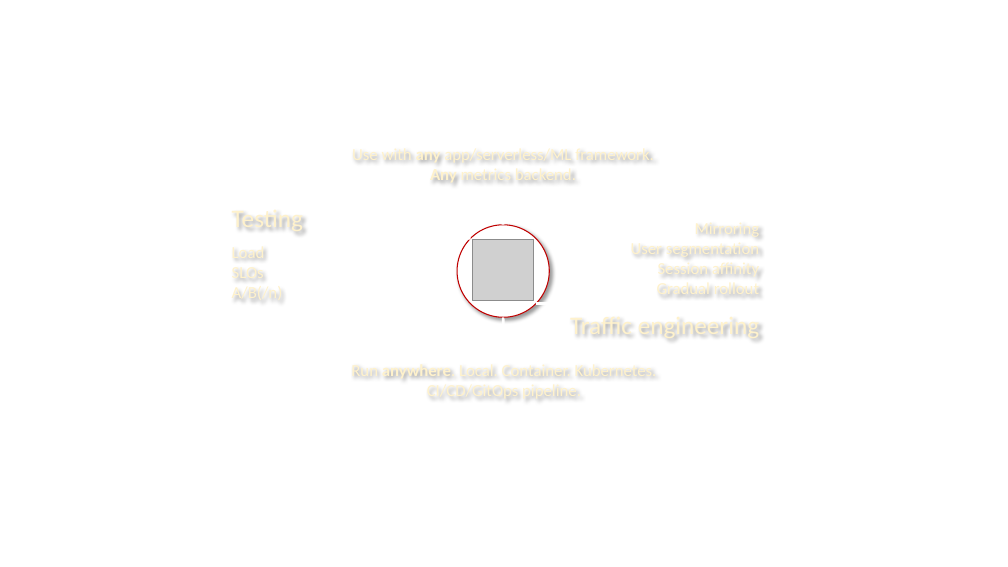
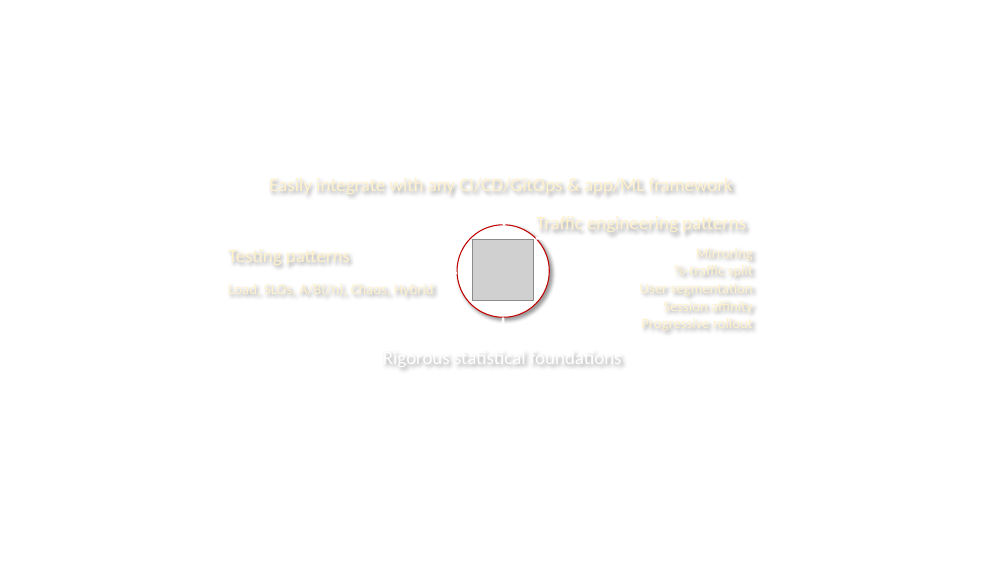
Before and after one commit to iter8-tools/iter8, a slide deck: slide 7 of mkdocs/docs/images/src/illustration.pptx. Drawn at 1008x567 pixels with LibreOffice and Linux fonts; fonts in the diff are those of the drawing; grey boxes stand for pictures. Boxes give left, top, right and bottom in pixels: in the first picture for what was removed or moved away, otherwise in the second. Text is boxed around its words. In the diff, an @@ line names an element or a change of style, - is before the commit and + after.

```diff
--- a/mkdocs/docs/images/src/illustration.pptx
+++ b/mkdocs/docs/images/src/illustration.pptx
@@ text at <box>269,173,733,196</box>: text changed; size 16 to 18 pt @@
-Use with any app/serverless/ML framework. Any metrics backend.
+Easily integrate with any CI/CD/GitOps & app/ML framework
@@ line moved from (615, 188) - (390, 188) to (616, 203) - (392, 203) @@
@@ line moved from (503, 188) - (503, 225) to (504, 204) - (504, 225) @@
@@ line moved from (536, 304) - (767, 304) to (536, 238) - (761, 238) @@
@@ text at <box>536,212,746,235</box>: text changed; size 24 to 18 pt @@
-Traffic engineering
+Traffic engineering patterns
@@ text at <box>228,244,350,267</box>: text changed; size 24 to 18 pt @@
-Testing
+Testing patterns
@@ text "Mirroring": place and size @@
-text "Mirroring" at <box>631,218,760,299</box>
+text "Mirroring" at <box>640,244,753,333</box>
@@ text at <box>640,262,753,333</box>: text changed; size 16 to 14 pt @@
-User segmentation
-Session affinity
-Gradual rollout
+%-traffic split
+User segmentation Session affinity Progressive rollout
@@ text at <box>696,244,753,262</box>: size 16 to 14 pt in "Mirroring" @@
@@ line moved from (470, 238) - (233, 238) to (457, 273) - (227, 273) @@
@@ text at <box>228,280,434,298</box>: text changed; size 16 to 14 pt @@
-Load
-SLOs
-A/B(/n)
+Load, SLOs, A/B(/n), Chaos, Hybrid
@@ line moved from (504, 318) - (504, 355) to (504, 318) - (503, 339) @@
@@ text at <box>383,346,622,369</box>: text changed; size 16 to 18 pt; text colour gradient #FFF2CC to #FFFFFF to gradient #FFFFFF to #FFE699 @@
-Run anywhere. Local. Container. Kubernetes. CI/CD/GitOps pipeline.
+Rigorous statistical foundations
@@ line moved from (616, 354) - (391, 354) to (616, 340) - (391, 340) @@
```
Also in this commit, not shown: 1 other slide changed, 3 other files.
